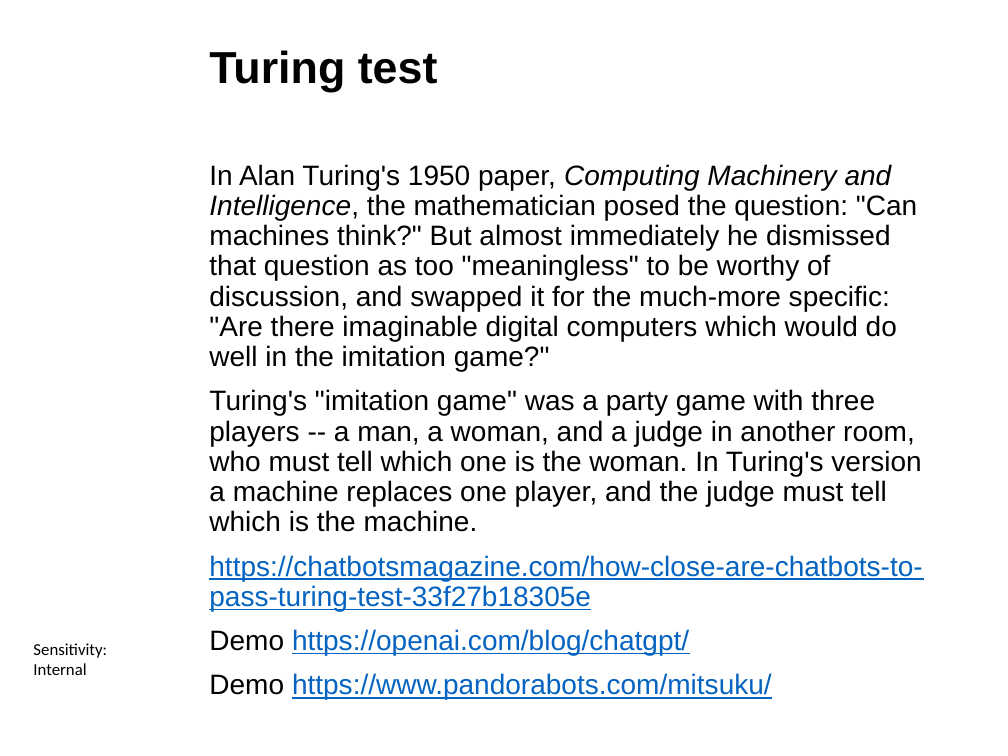
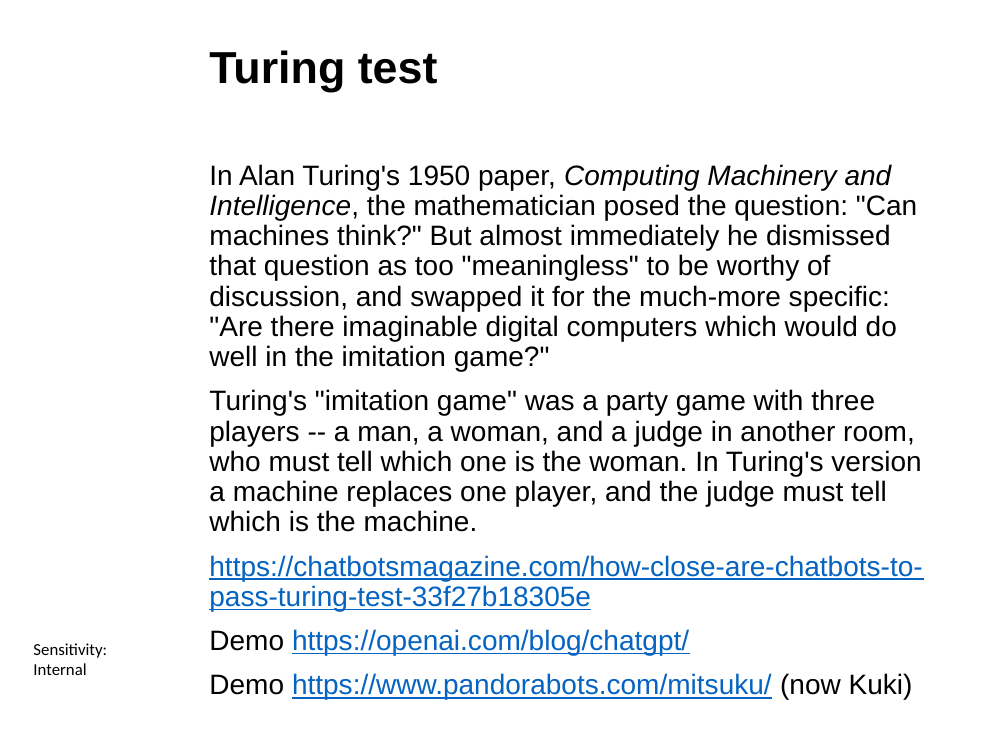
Before and after one commit to ctsallis/frontiers_in_ai_and_data_science, a slide deck: slide 36 of content/Lectures/Semester 1/Week 1/1 Lecture/1.1 Introduction to Frontiers in AI and Data Science (Lecture).pptx. Drawn at 1008x756 pixels with LibreOffice and Linux fonts; fonts in the diff are those of the drawing; background and template pictures are left out. Boxes give left, top, right and bottom in pixels: in the first picture for what was removed or moved away, otherwise in the second. Text is boxed around its words. In the diff, an @@ line names an element or a change of style, - is before the commit and + after.

```diff
--- a/content/Lectures/Semester 1/Week 1/1 Lecture/1.1 Introduction to Frontiers in AI and Data Science (Lecture).pptx
+++ b/content/Lectures/Semester 1/Week 1/1 Lecture/1.1 Introduction to Frontiers in AI and Data Science (Lecture).pptx
@@ text at (x1=209, y1=673, x2=913, y2=699): text changed @@
-Demo https://www.pandorabots.com/mitsuku/
+Demo https://www.pandorabots.com/mitsuku/ (now Kuki)
```
Also in this commit, not shown: 11 other slides changed, 2 other files.
